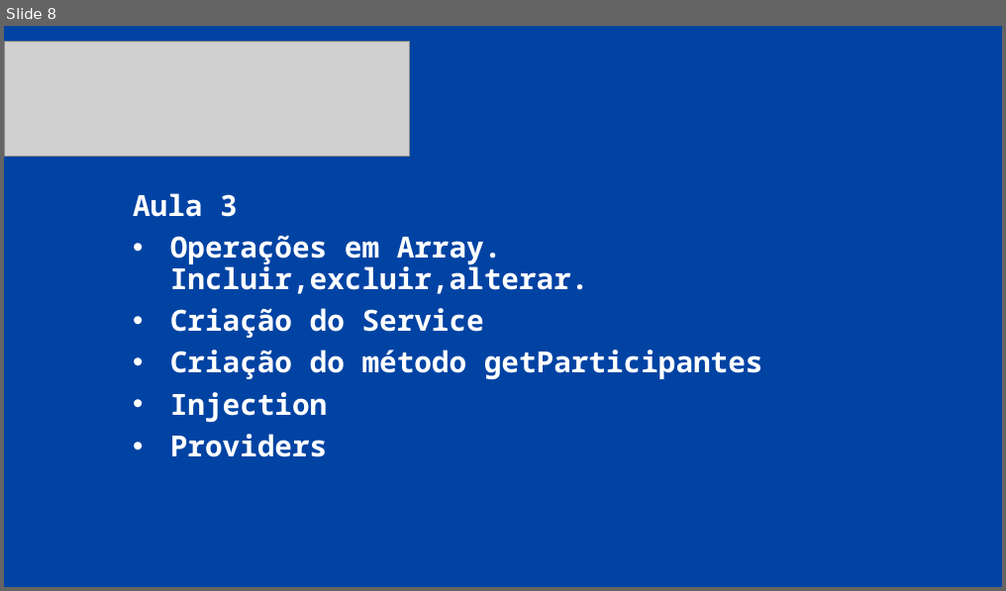
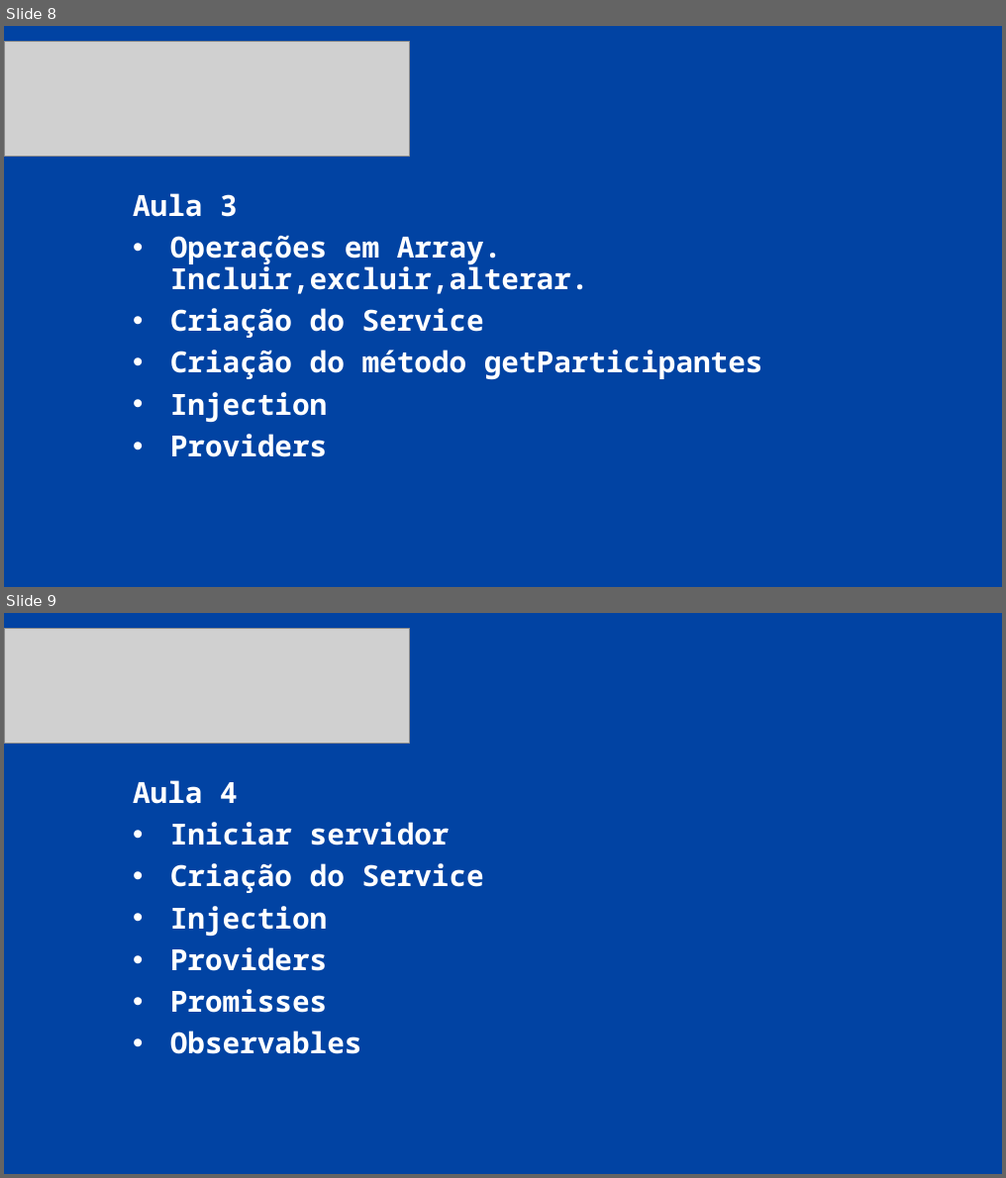
Before and after one commit to LeonardoChavesCavalcante/estudosAngular, a slide deck: SlideTreinamentoAngular2.pptx. Shown one above the other, each under a label of ours: slide 8 before the commit, slides 8 and 9 after it. The pictures are 1006x591 and 1006x1178 pixels, drawn with LibreOffice and Linux fonts; fonts in the diff are those of the drawing; grey boxes stand for pictures. Boxes give left, top, right and bottom in pixels: in the first picture for what was removed or moved away, otherwise in the second. Text is boxed around its words. In the diff, an @@ line names an element or a change of style, - is before the commit and + after.

Commit message:
Aula4

```diff
--- a/SlideTreinamentoAngular2.pptx
+++ b/SlideTreinamentoAngular2.pptx
@@ slide 9 added at bbox=[4, 613, 1002, 1174], background #0143A3 @@
@@ picture added at bbox=[4, 628, 410, 744] @@
@@ subtitle added at bbox=[133, 780, 484, 1055], 28 pt, text #FFFFFF, bold @@
+Aula 4
+• Iniciar servidor
+• Criação do Service
+• Injection
+• Providers
+• Promisses
+• Observables
```
Also in this commit, not shown: 2 other files.
